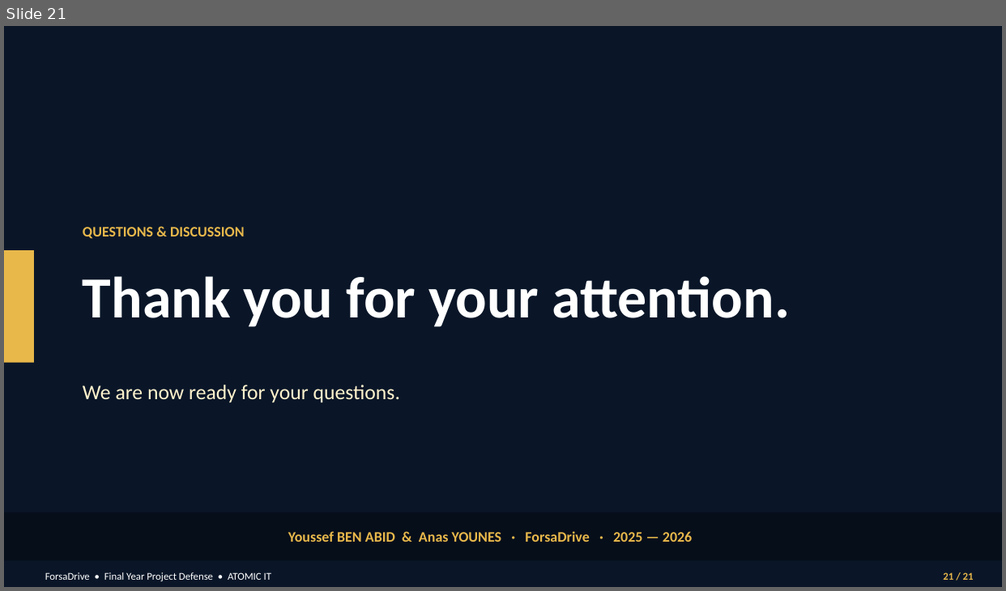
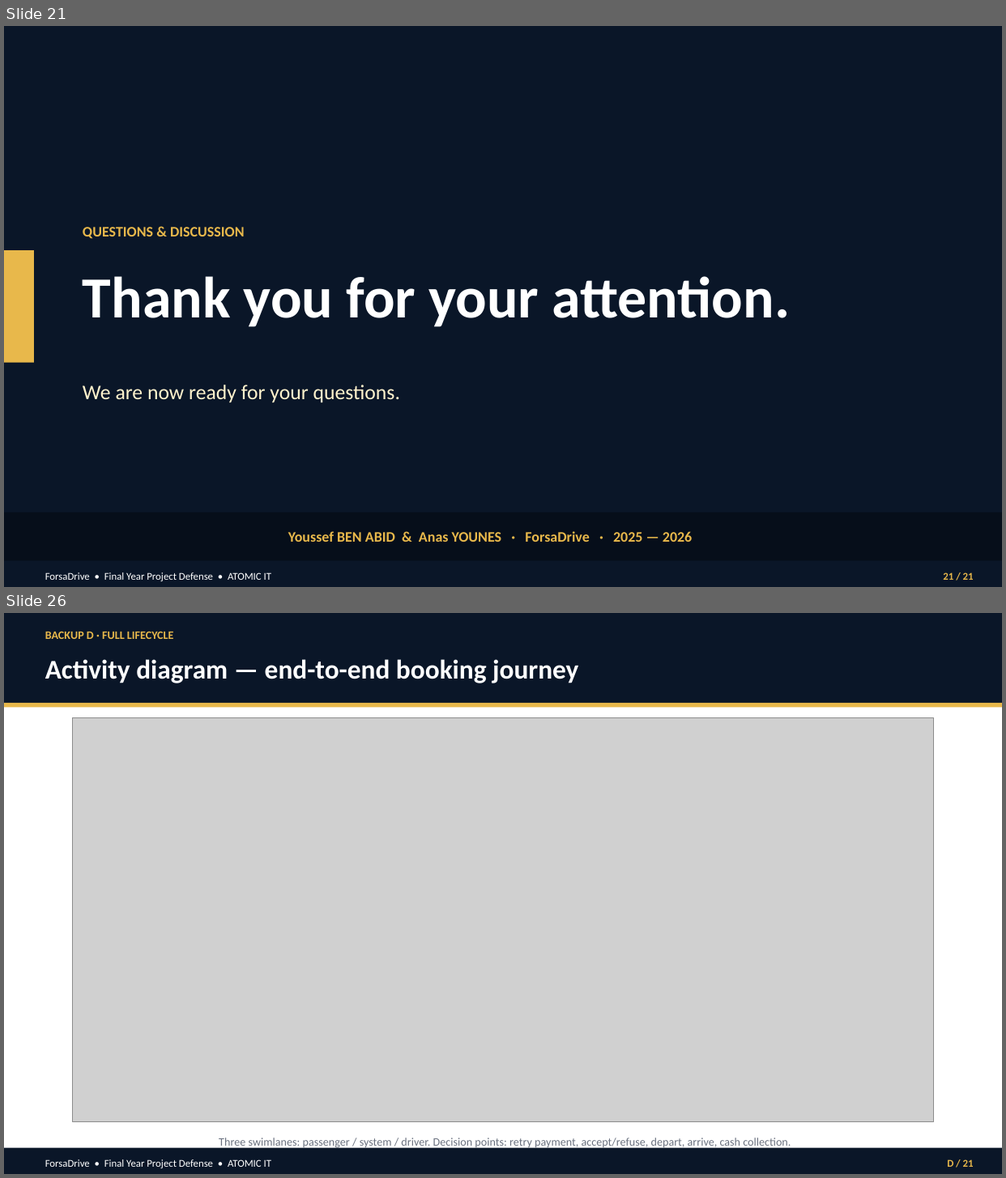
Before and after one commit to nass-ds/ForsaDrive_integration, a slide deck: PFE_PROJECT/ForsaDrive_Defense.pptx. Shown one above the other, each under a label of ours: slide 21 before the commit, slides 21 and 26 after it; the slides between them are not shown. The pictures are 1006x591 and 1006x1178 pixels, drawn with LibreOffice and Linux fonts; fonts in the diff are those of the drawing; grey boxes stand for pictures. Boxes give left, top, right and bottom in pixels: in the first picture for what was removed or moved away, otherwise in the second. Text is boxed around its words. In the diff, an @@ line names an element or a change of style, - is before the commit and + after.

```diff
--- a/PFE_PROJECT/ForsaDrive_Defense.pptx
+++ b/PFE_PROJECT/ForsaDrive_Defense.pptx
@@ slide 26 added at bbox=[4, 613, 1002, 1174], background #FFFFFF @@
@@ rectangle added at bbox=[4, 613, 1002, 703], fill #0A1628 @@
@@ text added at bbox=[45, 631, 174, 639], 11 pt, text #E8B84B, bold @@
+BACKUP D · FULL LIFECYCLE
@@ text added at bbox=[45, 659, 578, 683], 26 pt, text #FFFFFF, bold @@
+Activity diagram — end-to-end booking journey
@@ rectangle added at bbox=[4, 703, 1002, 707], fill #E8B84B @@
@@ picture added at bbox=[73, 717, 934, 1122] @@
@@ text added at bbox=[219, 1138, 791, 1149], 11 pt, text #6B7280 @@
+Three swimlanes: passenger / system / driver. Decision points: retry payment, accept/refuse, depart, arrive, cash collection.
@@ rectangle added at bbox=[4, 1148, 1002, 1174], fill #0A1628 @@
@@ text added at bbox=[45, 1160, 271, 1169], 10 pt, text #FFFFFF @@
+ForsaDrive • Final Year Project Defense • ATOMIC IT
@@ text added at bbox=[947, 1160, 974, 1167], 10 pt, text #E8B84B, bold @@
+D / 21
```
Also in this commit, not shown: 8 other slides added, 6 other files.
